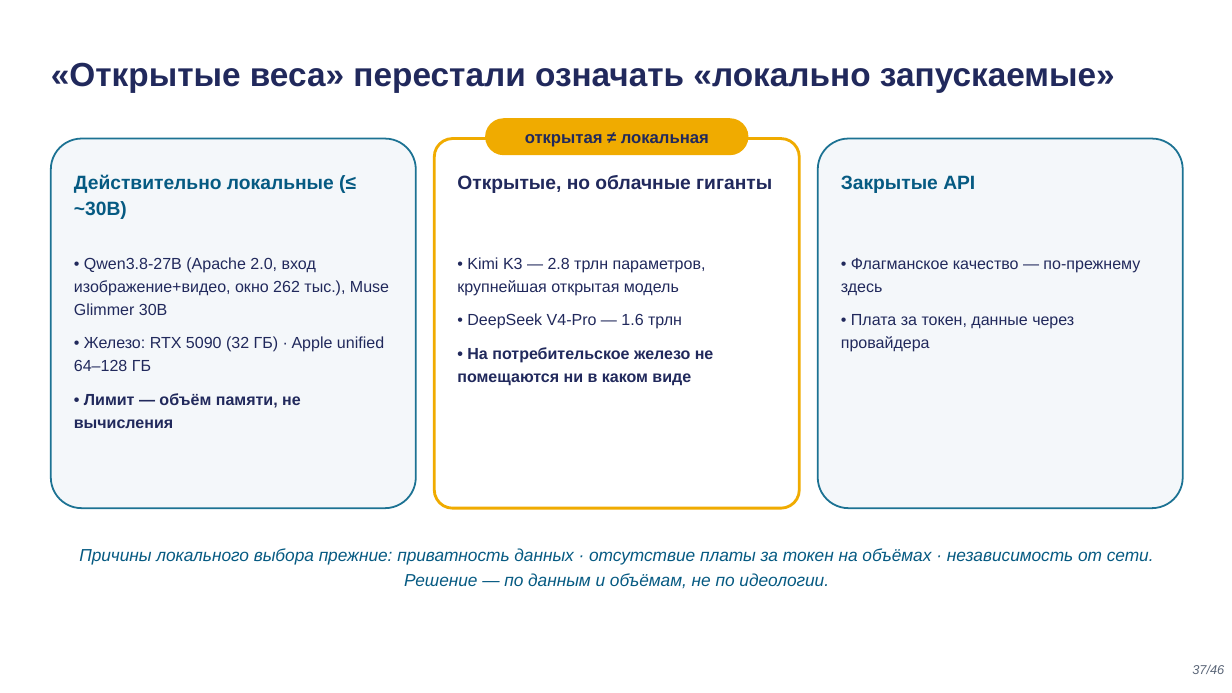
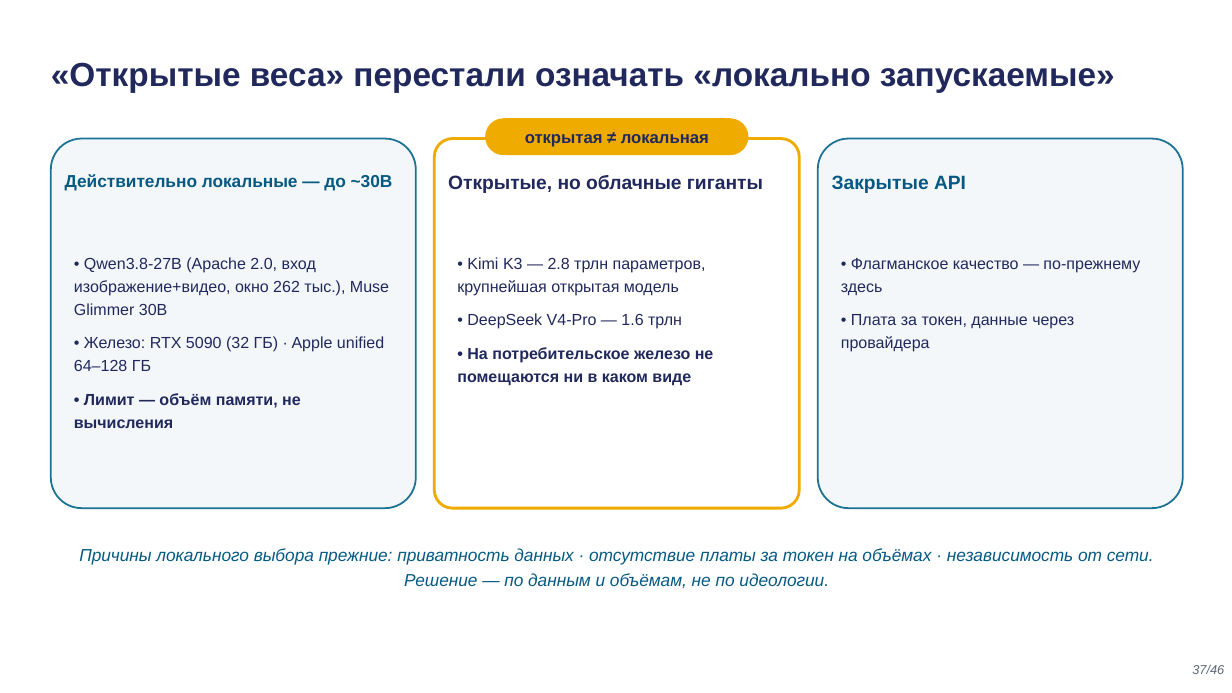
Before and after one commit to tellina-study/AI-usage-lessons, a slide deck: slide 37 of library/lectures/lec-02/rendered/lec-02.pptx. Drawn at 1232x693 pixels with LibreOffice and Linux fonts; fonts in the diff are those of the drawing. Boxes give left, top, right and bottom in pixels: in the first picture for what was removed or moved away, otherwise in the second. Text is boxed around its words. In the diff, an @@ line names an element or a change of style, - is before the commit and + after.

```diff
--- a/library/lectures/lec-02/rendered/lec-02.pptx
+++ b/library/lectures/lec-02/rendered/lec-02.pptx
@@ text at [65, 174, 393, 191]: text changed; size 15 to 13.5 pt @@
-Действительно локальные (≤ ~30B)
+Действительно локальные — до ~30B
@@ text "Открытые, но облачные гиганты": place and size @@
-text "Открытые, но облачные гиганты" at [457, 175, 772, 193]
+text "Открытые, но облачные гиганты" at [448, 175, 763, 193]
@@ text "Закрытые API": place and size @@
-text "Закрытые API" at [841, 175, 975, 193]
+text "Закрытые API" at [832, 175, 966, 193]
```
Also in this commit, not shown: 11 other slides changed, 22 other files.
